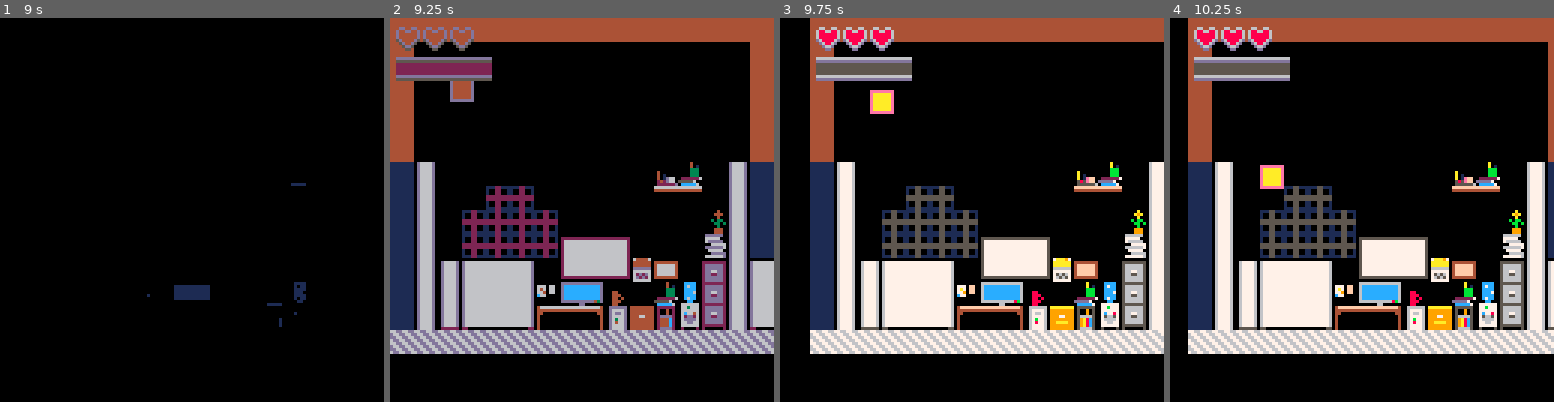
Above: before the commit, frames 1-4 (left to right).
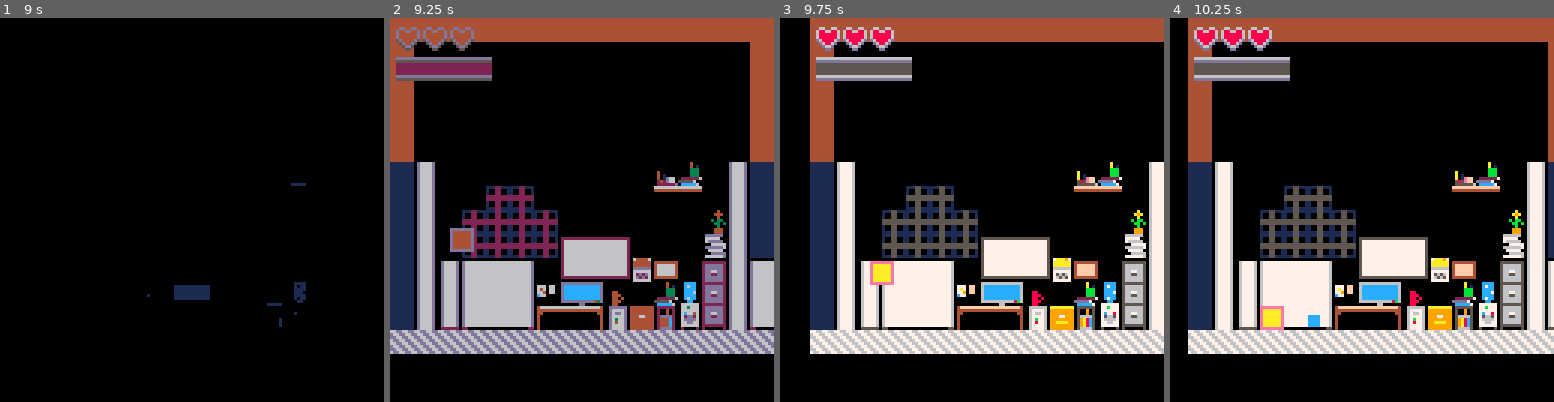
Above: after the commit, the same moments.

Repository: aritosuits/onebuttonjam2024
Game: PICO-8 cartridge cart.p8
Same seed, same stepped clock (60 frames per second), same inputs: the game is played once before the commit and once after it.
Inputs:
- Up to frame 1 (9 s): tap O (Z key) at 0.33, 0.7, 1.43, 2.22, 3.1, 3.98, 4.87, 5.75, 6.63, 7.52, 8.4 s
- Up to frame 2 (9.25 s): no input
- Up to frame 3 (9.75 s): tap O (Z key) at 9.28 s
- Up to frame 4 (10.25 s): tap O (Z key) at 10.17 s

Frame 1 is identical in both runs. In frame 2, 0.7% of the frame differs, in the area x 15-22%, y 16-61%; in frame 3, 0.8%; in frame 4, 0.9%, in the area x 23-40%, y 38-82%.

Commit message:
Even smaller fix to get jumping and shooting working

Diff:
--- a/assemblages.lua
+++ b/assemblages.lua
@@ -22,9 +22,9 @@
 assemblage.create('player_bullet', function(x, y, speed)
 	e = entity.create('player_bullet', x, y)
 	e:attach('projectile', 1)
-	e:attach('sprite', 0)
-	e:attach('collider', 0, 0, 8, 8)
-	e:attach('physics', speed, 0)
+	e:attach('sprite', 1)
+	e:attach('collider', 2, 2, 4, 4)
+	e:attach('physics', speed or 10, 0, 0)
 	return e
 end)
 
--- a/cart.p8
+++ b/cart.p8
@@ -28,10 +28,10 @@
 __gfx__
 eeeeeeee000000000000000000000000000000000000000000000000000000000000000000000000000000000000000000000000000000000000000000000000
 eaaaaaae000000000000000000000000000000000000000000000000000000000000000000000000000000000000000000000000000000000000000000000000
-eaaaaaae000000000000000000000000000000000000000000000000000000000000000000000000000000000000000000000000000000000000000000000000
-eaaaaaae000000000000000000000000000000000000000000000000000000000000000000000000000000000000000000000000000000000000000000000000
-eaaaaaae000000000000000000000000000000000000000000000000000000000000000000000000000000000000000000000000000000000000000000000000
-eaaaaaae000000000000000000000000000000000000000000000000000000000000000000000000000000000000000000000000000000000000000000000000
+eaaaaaae00cccc000000000000000000000000000000000000000000000000000000000000000000000000000000000000000000000000000000000000000000
+eaaaaaae00cccc000000000000000000000000000000000000000000000000000000000000000000000000000000000000000000000000000000000000000000
+eaaaaaae00cccc000000000000000000000000000000000000000000000000000000000000000000000000000000000000000000000000000000000000000000
+eaaaaaae00cccc000000000000000000000000000000000000000000000000000000000000000000000000000000000000000000000000000000000000000000
 eaaaaaae000000000000000000000000000000000000000000000000000000000000000000000000000000000000000000000000000000000000000000000000
 eeeeeeee000000000000000000000000000000000000000000000000000000000000000000000000000000000000000000000000000000000000000000000000
 00000000000000000000000000000000000000000000000000000000000000000000000000000000000000000000000000000000000000000000000000000000
--- a/components.lua
+++ b/components.lua
@@ -22,8 +22,8 @@
 end)
 
 -- Items related to physics
-component.create('physics', function(vx, vy)
-	return { grounded = false, vx = vx or 0, vy = vy or 0 }
+component.create('physics', function(vx, vy, mass)
+	return { grounded = false, vx = vx or 0, vy = vy or 0, mass = mass or 1 }
 end)
 
 -- A timer to despawn the entity
--- a/state.game.lua
+++ b/state.game.lua
@@ -4,7 +4,7 @@
 game.fade = true
 
 function game.enter()
-	hero = assemblage.player(20, 20)
+	hero = assemblage.player(20, 70)
 end
 
 function game.update(dt)
--- a/systems.lua
+++ b/systems.lua
@@ -12,28 +12,29 @@
 	function(e, dt)
 		if e.controller.press then
 			e.controller.press = false
-			assemblage.create('player_bullet', e.x, e.y + 4, 20)
+			assemblage.player_bullet(e.x + 2, e.y + 1, 6)
 		elseif e.controller.release then
 			e.controller.release = false
 		elseif e.controller.hold then
 			e.controller.hold = false
 			if e.controller.secs >= 0.1 and e.physics.grounded then
-				e.physics.vy = -3
+				e.physics.vy = -4
 			end
 		end
 	end,
 	nil
 )
 
-gravity = 0.1
+gravity = 8
 system.create('gravity', {'collider', 'physics'},
 	function(e, dt)
+		if e.physics.mass <= 0 then return end
 		-- the hardcoded 96 should be removed
 		-- and a ground collider added if we want pits
 		if e.y < 96 then
-			e.physics.vy += gravity
+			e.physics.vy += gravity * dt
 			e.physics.grounded = false
-		else
+		elseif not e.physics.grounded then
 			e.physics.vy = 0
 			e.y = 96
 			e.physics.grounded = true
@@ -63,10 +64,8 @@
 function overlap(e, o)
 	return e.x + e.collider.ox < o.x + o.collider.ox + o.collider.w and o.x + o.collider.ox < e.x + e.collider.ox + e.collider.w and e.y + e.collider.oy < o.y + o.collider.oy + o.collider.h and o.y + o.collider.oy < e.y + e.collider.oy + e.collider.h
 end
-system.create('bullet', {'projectile', 'physics', 'collider'},
+system.create('bullet', {'projectile', 'collider'},
 	function(e, dt)
-		e.x += e.sx * dt
-		e.y += e.sy * dt
 		world.each({'collider', 'health'}, function(o)
 			if e == o then return end
 			if overlap(e, o) then
@@ -82,7 +81,7 @@
 	nil
 )
 
-system.create('dying', {'health', 'despawn'},
+system.create('despawner', {'health', 'despawn'},
 	function(e, dt)
 		e.despawn.ttl -= 1
 		if e.despawn.ttl <= 0 then
